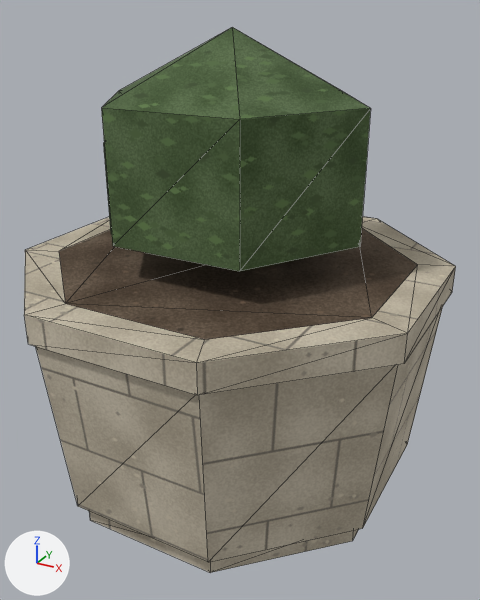
Two versions of the glTF model assets/hero/furniture/fur_hero_planter_a_lod1.glb, one commit apart.
Before and after are seen from a camera (50 mm lens) standing at (0.924, -1.638, 1.386) and looking at (0.036, -0.025, 0.579). The axes (+X, +Y, +Z) are drawn at lower left. The lights are the same throughout. The older version comes first. Mesh edges are drawn as thin lines. Vertices at exactly the same position are counted once.

The first picture shows 'fur_hero_planter_a_LOD1'.
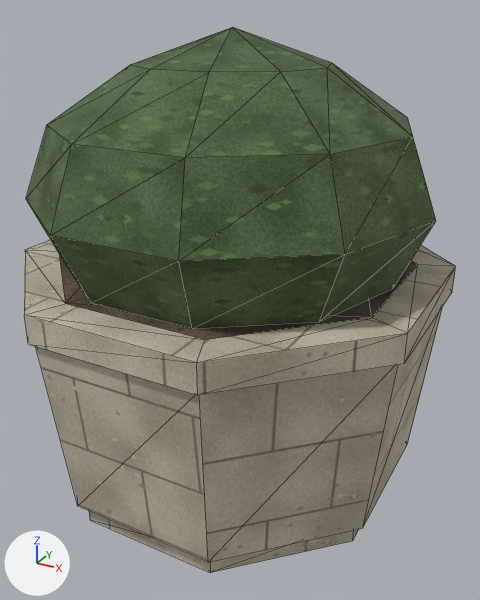
What differs and where, as boxes [x1, y1, x2, y2] in the pictures (480 x 600 px):
part 1 of me_fur_hero_planter_a_lod1, deleted (mostly hidden)
    before: [103, 143, 112, 234]
part 2 of me_fur_hero_planter_a_lod1, built on
    before: [101, 27, 371, 271]
    after: [26, 27, 436, 329]

The change, as a diff of the scene's bpy script:
```diff
--- a/assets/hero/furniture/fur_hero_planter_a_lod1.glb.py
+++ b/assets/hero/furniture/fur_hero_planter_a_lod1.glb.py
@@ me_fur_hero_planter_a_lod1 @@
 # used by ob_fur_hero_planter_a_lod1; location = (0.0, 0.0, 0.0)
-me_fur_hero_planter_a_lod1.from_pydata(...)  # 82 vertices, 124 faces; spans x -0.6..0.6, y -0.6..0.6, z 0.0..1.34
+me_fur_hero_planter_a_lod1.from_pydata(...)  # 97 vertices, 158 faces; spans x -0.6..0.6, y -0.6..0.6, z 0.0..1.34
+# me_fur_hero_planter_a_lod1 part 1: the loose piece of 13 vertices spanning x -0.527..0.027, y -0.09..0.39, z 0.74..1.16 is deleted
+# me_fur_hero_planter_a_lod1 part 2
+# 12 vertices are removed from x -0.39..0.39, y -0.315..0.315, z 0.8..1.16
+# 18 faces are deleted
+# 40 vertices are added at x -0.58..0.58, y -0.552..0.552, z 0.7..1.25
+# 70 new faces join them
 me_fur_hero_planter_a_lod1.materials.append(mat_mat_furniture_atlas)
```
